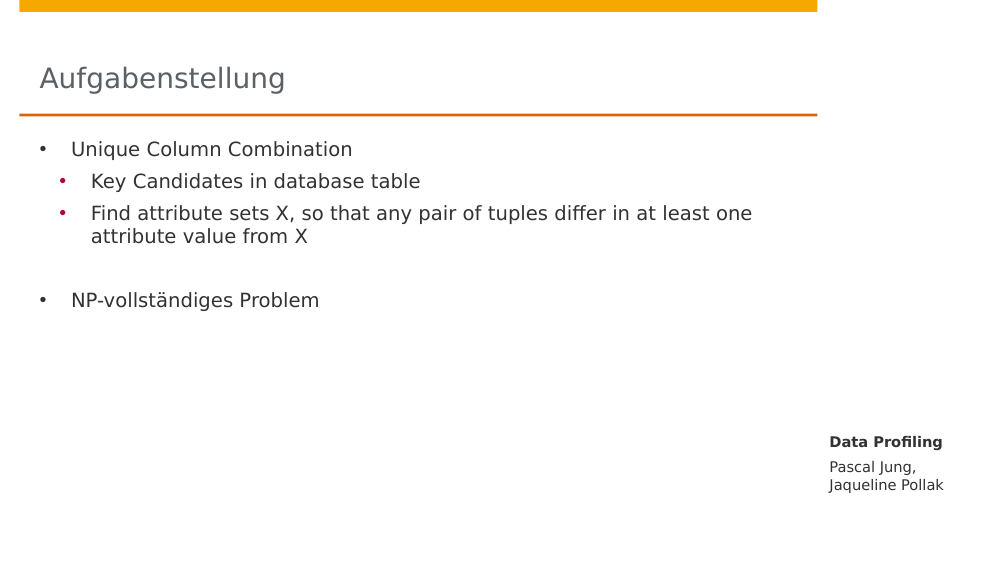
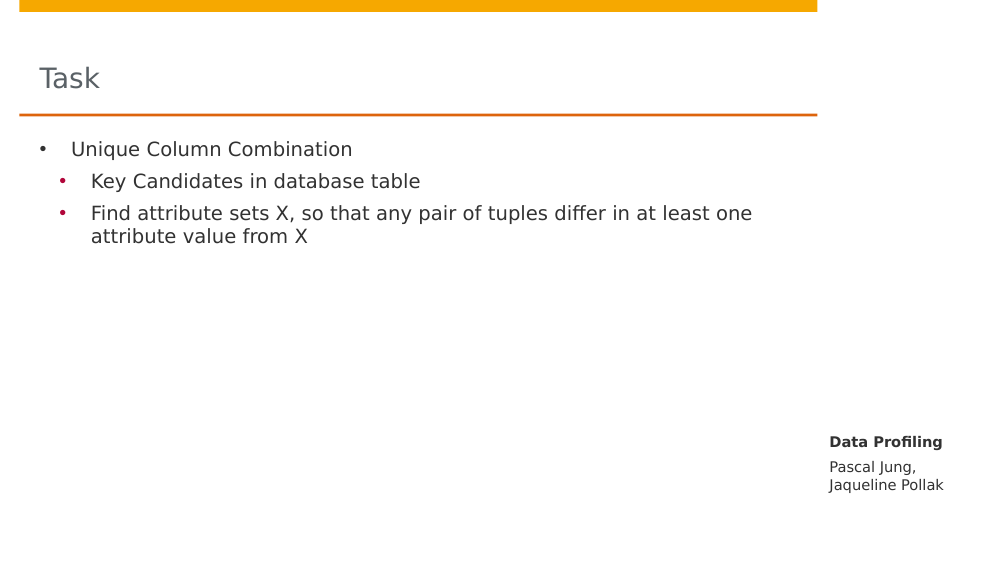
Before and after one commit to DBDA15/data-profiling, a slide deck: slide 3 of presentation.pptx. Drawn at 1008x567 pixels with LibreOffice and Linux fonts; fonts in the diff are those of the drawing; background and template pictures are left out. Boxes give left, top, right and bottom in pixels: in the first picture for what was removed or moved away, otherwise in the second. Text is boxed around its words. In the diff, an @@ line names an element or a change of style, - is before the commit and + after.

```diff
--- a/presentation.pptx
+++ b/presentation.pptx
@@ title at (x1=40, y1=66, x2=100, y2=89): text changed @@
-Aufgabenstellung
+Task
@@ text at (x1=71, y1=292, x2=319, y2=311): paragraph removed @@
-• NP-vollständiges Problem
```
Also in this commit, not shown: 2 other slides changed, 25 slides added.
